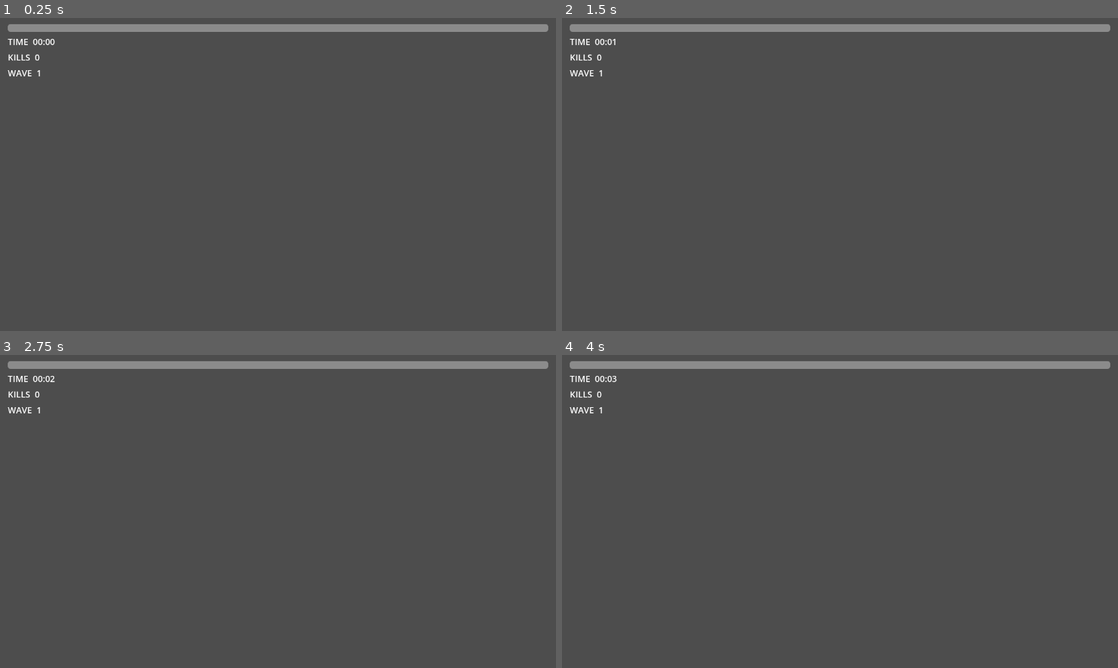
Above: before the commit, frames 1-4 (two rows, left to right).
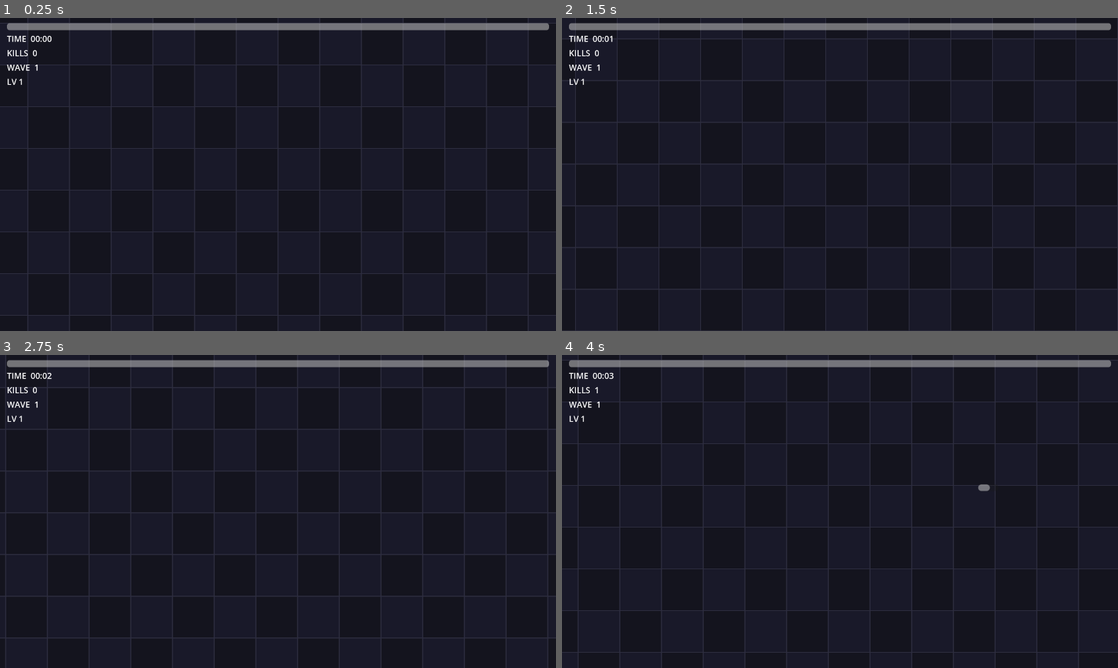
Above: after the commit, the same moments.

Repository: Hwari2929/ERRANTES
Game: Godot game, scene res://main.tscn
Same seed, same stepped clock (60 frames per second), same inputs: the game is played once before the commit and once after it.
Inputs:
- Up to frame 1 (0.25 s): no input
- Up to frame 2 (1.5 s): tap Enter at 0.5 s; hold Right (ui_right) 0.53-1.28 s; hold Down (ui_down) from 1.28 s (still down)
- Up to frame 3 (2.75 s): tap Space at 2 s; release Down (ui_down) at 2.03 s; hold Right (ui_right) from 2.03 s (still down)
- Up to frame 4 (4 s): release Right (ui_right) at 2.78 s; hold Up (ui_up) 2.78-3.53 s; hold Left (ui_left) from 3.53 s (still down)

The runs differ from the first frame. In frame 1, 98% of the frame differs, in the area x 0-100%, y 0-100%; in frame 2, 98%; in frame 3, 98%; in frame 4, 98%.

Commit message:
Add: background, fast enemy variant, camera tracking, level-up UI, wave-based spawn

Diff:
--- /dev/null
+++ b/background.gd
@@ -0,0 +1,19 @@
+extends Node2D
+# 격자 배경 — 에셋 없이도 보이는 필드 느낌
+const TILE := 64
+const COLS := 32
+const ROWS := 24
+const COLOR_A := Color(0.08, 0.08, 0.12, 1.0)
+const COLOR_B := Color(0.10, 0.10, 0.16, 1.0)
+const LINE_COLOR := Color(0.18, 0.18, 0.25, 1.0)
+
+func _draw() -> void:
+	for row in ROWS:
+		for col in COLS:
+			var c := COLOR_A if (row + col) % 2 == 0 else COLOR_B
+			draw_rect(Rect2(col * TILE, row * TILE, TILE, TILE), c)
+	# 격자 선
+	for col in COLS + 1:
+		draw_line(Vector2(col * TILE, 0), Vector2(col * TILE, ROWS * TILE), LINE_COLOR, 1.0)
+	for row in ROWS + 1:
+		draw_line(Vector2(0, row * TILE), Vector2(COLS * TILE, row * TILE), LINE_COLOR, 1.0)
--- /dev/null
+++ b/enemy_fast.gd
@@ -0,0 +1,10 @@
+extends "res://enemy.gd"
+# 빠르고 약한 적 — enemy.gd 상속, 스탯만 변경
+
+func _ready() -> void:
+	max_health = 15.0
+	speed = 180.0
+	damage = 5
+	xp_reward = 6
+	super._ready()
+	$Sprite2D.modulate = Color(1.0, 0.55, 0.1, 1.0)  # 주황 색상
--- /dev/null
+++ b/enemy_fast.tscn
@@ -0,0 +1,24 @@
+[gd_scene load_steps=3 format=3]
+
+[ext_resource type="Script" path="res://enemy_fast.gd" id="1_ef"]
+
+[sub_resource type="RectangleShape2D" id="Rect_1"]
+size = Vector2(20, 20)
+
+[node name="EnemyFast" type="CharacterBody2D"]
+collision_layer = 2
+collision_mask = 5
+script = ExtResource("1_ef")
+
+[node name="Sprite2D" type="Sprite2D" parent="."]
+modulate = Color(1.0, 0.55, 0.1, 1.0)
+
+[node name="CollisionShape2D" type="CollisionShape2D" parent="."]
+shape = SubResource("Rect_1")
+
+[node name="HealthBar" type="ProgressBar" parent="."]
+offset_top = -18.0
+offset_right = 24.0
+offset_bottom = -10.0
+show_percentage = false
+value = 100.0
--- a/main.gd
+++ b/main.gd
@@ -3,29 +3,41 @@
 @onready var player: CharacterBody2D = $Player
 @onready var wave_manager: Node = $WaveManager
 @onready var ui: CanvasLayer = $UI
+@onready var camera: Camera2D = $Camera2D
 
 var _game_over: bool = false
 
 func _ready() -> void:
-	# Player → UI HP
+	# Player 시그널
 	player.hp_changed.connect(ui.update_hp)
 	player.died.connect(_on_player_died)
+	player.level_uped.connect(_on_level_up)
 
-	# WaveManager → UI
+	# WaveManager 시그널
 	wave_manager.kill_count_changed.connect(ui.update_kills)
 	wave_manager.survival_time_changed.connect(ui.update_timer)
-	wave_manager.wave_changed.connect(ui.update_wave)
+	wave_manager.wave_changed.connect(_on_wave_changed)
 
 	# UI restart
 	ui.restart_pressed.connect(_on_restart)
 
-	# Weapon에 투사체 씬 연결
-	var weapon := player.get_node_or_null("Weapon")
+	# Weapon 투사체 씬 주입
+	var weapon: Node = player.get_node_or_null("Weapon")
 	if weapon:
 		weapon.projectile_scene = load("res://projectile.tscn")
 
-	# 웨이브 시작
+	# WaveManager에 enemy 씬 주입
+	wave_manager.enemy_scene = load("res://enemy.tscn")
+	wave_manager.fast_enemy_scene = load("res://enemy_fast.tscn")
+
+	# 카메라 그룹 등록 (wave_manager 스폰 위치 계산용)
+	camera.add_to_group("main_camera")
+
 	wave_manager.start_waves()
+
+func _process(_delta: float) -> void:
+	if not _game_over and is_instance_valid(player):
+		camera.global_position = player.global_position
 
 func _on_player_died() -> void:
 	if _game_over:
@@ -34,5 +46,11 @@
 	wave_manager.stop_waves()
 	ui.show_game_over(wave_manager.survival_time, wave_manager.kill_count)
 
+func _on_level_up(new_level: int) -> void:
+	ui.show_level_up(new_level)
+
+func _on_wave_changed(wave: int) -> void:
+	ui.update_wave(wave)
+
 func _on_restart() -> void:
 	get_tree().reload_current_scene()
--- a/main.tscn
+++ b/main.tscn
@@ -1,12 +1,16 @@
-[gd_scene load_steps=5 format=3]
+[gd_scene load_steps=6 format=3]
 
 [ext_resource type="Script" path="res://main.gd" id="1_main"]
 [ext_resource type="PackedScene" path="res://player.tscn" id="2_player"]
 [ext_resource type="PackedScene" path="res://wave_manager.tscn" id="3_wave"]
 [ext_resource type="PackedScene" path="res://ui.tscn" id="4_ui"]
+[ext_resource type="Script" path="res://background.gd" id="5_bg"]
 
 [node name="Main" type="Node2D"]
 script = ExtResource("1_main")
+
+[node name="Background" type="Node2D" parent="."]
+script = ExtResource("5_bg")
 
 [node name="Player" parent="." instance=ExtResource("2_player")]
 position = Vector2(640, 360)
@@ -17,3 +21,4 @@
 
 [node name="Camera2D" type="Camera2D" parent="."]
 position = Vector2(640, 360)
+zoom = Vector2(1.5, 1.5)
--- a/ui.gd
+++ b/ui.gd
@@ -4,23 +4,28 @@
 @onready var timer_label: Label = $MarginContainer/VBoxContainer/TimerLabel
 @onready var kill_label: Label = $MarginContainer/VBoxContainer/KillLabel
 @onready var wave_label: Label = $MarginContainer/VBoxContainer/WaveLabel
+@onready var level_label: Label = $MarginContainer/VBoxContainer/LevelLabel
 @onready var game_over_panel: Panel = $GameOverPanel
 @onready var final_time_label: Label = $GameOverPanel/VBox/FinalTimeLabel
 @onready var final_kills_label: Label = $GameOverPanel/VBox/FinalKillsLabel
 @onready var restart_btn: Button = $GameOverPanel/VBox/RestartButton
+@onready var levelup_label: Label = $LevelUpLabel
 
 signal restart_pressed()
 
+var _levelup_tween: Tween
+
 func _ready() -> void:
 	game_over_panel.visible = false
+	levelup_label.visible = false
 
 func update_hp(current: int, maximum: int) -> void:
 	hp_bar.max_value = maximum
 	hp_bar.value = current
 
 func update_timer(seconds: float) -> void:
-	var m := int(seconds / 60)
-	var s := int(seconds) % 60
+	var m: int = int(seconds / 60)
+	var s: int = int(seconds) % 60
 	timer_label.text = "TIME  %02d:%02d" % [m, s]
 
 func update_kills(count: int) -> void:
@@ -29,9 +34,20 @@
 func update_wave(wave: int) -> void:
 	wave_label.text = "WAVE  %d" % wave
 
+func show_level_up(new_level: int) -> void:
+	level_label.text = "LV %d" % new_level
+	levelup_label.text = "LEVEL UP!  LV %d" % new_level
+	levelup_label.visible = true
+	levelup_label.modulate.a = 1.0
+	if _levelup_tween:
+		_levelup_tween.kill()
+	_levelup_tween = create_tween()
+	_levelup_tween.tween_property(levelup_label, "modulate:a", 0.0, 1.8).set_delay(0.8)
+	_levelup_tween.tween_callback(func(): levelup_label.visible = false)
+
 func show_game_over(time: float, kills: int) -> void:
-	var m := int(time / 60)
-	var s := int(time) % 60
+	var m: int = int(time / 60)
+	var s: int = int(time) % 60
 	final_time_label.text = "Survived  %02d:%02d" % [m, s]
 	final_kills_label.text = "Kills  %d" % kills
 	game_over_panel.visible = true
--- a/ui.tscn
+++ b/ui.tscn
@@ -9,38 +9,55 @@
 anchors_preset = 15
 anchor_right = 1.0
 anchor_bottom = 1.0
-theme_override_constants/margin_left = 18
-theme_override_constants/margin_top = 14
-theme_override_constants/margin_right = 18
-theme_override_constants/margin_bottom = 14
+theme_override_constants/margin_left = 16
+theme_override_constants/margin_top = 12
+theme_override_constants/margin_right = 16
+theme_override_constants/margin_bottom = 12
 
 [node name="VBoxContainer" type="VBoxContainer" parent="MarginContainer"]
-anchors_preset = 5
+anchors_preset = 1
 anchor_left = 0.0
 anchor_top = 0.0
-anchor_right = 0.0
-anchor_bottom = 0.0
 offset_right = 220.0
-offset_bottom = 120.0
-theme_override_constants/separation = 8
+offset_bottom = 140.0
+theme_override_constants/separation = 6
 
 [node name="HPBar" type="ProgressBar" parent="MarginContainer/VBoxContainer"]
-custom_minimum_size = Vector2(200, 18)
+custom_minimum_size = Vector2(210, 16)
 max_value = 100.0
 value = 100.0
 show_percentage = false
 
 [node name="TimerLabel" type="Label" parent="MarginContainer/VBoxContainer"]
 text = "TIME  00:00"
-theme_override_font_sizes/font_size = 20
+theme_override_font_sizes/font_size = 19
 
 [node name="KillLabel" type="Label" parent="MarginContainer/VBoxContainer"]
 text = "KILLS  0"
-theme_override_font_sizes/font_size = 20
+theme_override_font_sizes/font_size = 19
 
 [node name="WaveLabel" type="Label" parent="MarginContainer/VBoxContainer"]
 text = "WAVE  1"
-theme_override_font_sizes/font_size = 20
+theme_override_font_sizes/font_size = 19
+
+[node name="LevelLabel" type="Label" parent="MarginContainer/VBoxContainer"]
+text = "LV 1"
+theme_override_font_sizes/font_size = 19
+
+[node name="LevelUpLabel" type="Label" parent="."]
+anchors_preset = 8
+anchor_left = 0.5
+anchor_top = 0.5
+anchor_right = 0.5
+anchor_bottom = 0.5
+offset_left = -120.0
+offset_top = -30.0
+offset_right = 120.0
+offset_bottom = 30.0
+text = "LEVEL UP!"
+horizontal_alignment = 1
+theme_override_font_sizes/font_size = 32
+theme_override_colors/font_color = Color(1.0, 0.85, 0.2, 1.0)
 
 [node name="GameOverPanel" type="Panel" parent="."]
 anchors_preset = 15
@@ -54,16 +71,17 @@
 anchor_top = 0.5
 anchor_right = 0.5
 anchor_bottom = 0.5
-offset_left = -160.0
-offset_top = -120.0
-offset_right = 160.0
-offset_bottom = 120.0
-theme_override_constants/separation = 20
+offset_left = -180.0
+offset_top = -130.0
+offset_right = 180.0
+offset_bottom = 130.0
+theme_override_constants/separation = 18
 
 [node name="GameOverLabel" type="Label" parent="GameOverPanel/VBox"]
 text = "GAME OVER"
 horizontal_alignment = 1
-theme_override_font_sizes/font_size = 40
+theme_override_font_sizes/font_size = 42
+theme_override_colors/font_color = Color(1.0, 0.3, 0.3, 1.0)
 
 [node name="FinalTimeLabel" type="Label" parent="GameOverPanel/VBox"]
 text = "Survived  00:00"
@@ -76,5 +94,5 @@
 theme_override_font_sizes/font_size = 22
 
 [node name="RestartButton" type="Button" parent="GameOverPanel/VBox"]
-text = "Restart"
+text = "▶  RESTART"
 theme_override_font_sizes/font_size = 22
--- a/wave_manager.gd
+++ b/wave_manager.gd
@@ -5,9 +5,10 @@
 signal wave_changed(wave: int)
 
 @export var enemy_scene: PackedScene
-@export var spawn_margin: float = 120.0
-@export var base_interval: float = 1.8
-@export var min_interval: float = 0.3
+@export var fast_enemy_scene: PackedScene
+@export var spawn_margin: float = 180.0
+@export var base_interval: float = 1.6
+@export var min_interval: float = 0.25
 
 @onready var spawn_timer: Timer = $SpawnTimer
 
@@ -15,24 +16,17 @@
 var kill_count: int = 0
 var survival_time: float = 0.0
 var _active: bool = false
-var _viewport_size: Vector2
-
-func _ready() -> void:
-	_viewport_size = get_viewport().get_visible_rect().size
-	spawn_timer.timeout.connect(_on_spawn)
 
 func _process(delta: float) -> void:
 	if not _active:
 		return
 	survival_time += delta
 	survival_time_changed.emit(survival_time)
-	# 웨이브는 30초마다 증가
 	var new_wave: int = int(survival_time / 30.0) + 1
 	if new_wave != current_wave:
 		current_wave = new_wave
 		wave_changed.emit(current_wave)
-		# 웨이브 오를수록 스폰 빨라짐
-		spawn_timer.wait_time = max(min_interval, base_interval - (current_wave - 1) * 0.15)
+		spawn_timer.wait_time = maxf(min_interval, base_interval - (current_wave - 1) * 0.12)
 
 func start_waves() -> void:
 	_active = true
@@ -43,36 +37,48 @@
 	_active = false
 	spawn_timer.stop()
 
-func _on_spawn() -> void:
+func _on_SpawnTimer_timeout() -> void:
+	_do_spawn()
+
+# Godot 4: Timer.timeout 연결은 _ready에서
+func _ready() -> void:
+	spawn_timer.timeout.connect(_do_spawn)
+
+func _do_spawn() -> void:
 	if not enemy_scene:
 		return
-	# 한 번에 스폰 수 = 웨이브에 비례
-	var count: int = mini(current_wave, 4)
+	var count: int = mini(1 + current_wave / 2, 5)
 	for i in count:
 		_spawn_one()
 
 func _spawn_one() -> void:
-	var e: Node2D = enemy_scene.instantiate()
+	# 웨이브 3 이후 10% 확률로 빠른 적 스폰
+	var scene: PackedScene = enemy_scene
+	if fast_enemy_scene and current_wave >= 3 and randf() < 0.15:
+		scene = fast_enemy_scene
+
+	var e: Node2D = scene.instantiate()
 	get_parent().add_child(e)
-	e.global_position = _random_edge_pos()
-	# 사망 시그널 연결
+	e.global_position = _edge_pos()
 	if e.has_signal("dead"):
 		e.dead.connect(_on_enemy_dead)
 
-func _on_enemy_dead(enemy: Node) -> void:
+func _on_enemy_dead(_enemy: Node) -> void:
 	kill_count += 1
 	kill_count_changed.emit(kill_count)
-	# 플레이어 XP 지급
 	var player: Node = get_tree().get_first_node_in_group("player")
 	if player and player.has_method("add_xp"):
-		player.add_xp(10)
+		player.add_xp(8 + current_wave * 2)
 
-func _random_edge_pos() -> Vector2:
+func _edge_pos() -> Vector2:
+	# 플레이어 기준 화면 밖 랜덤 위치
+	var cam: Camera2D = get_tree().get_first_node_in_group("main_camera")
+	var center: Vector2 = Vector2(640, 360)
+	if cam:
+		center = cam.global_position
 	var m: float = spawn_margin
-	var w: float = _viewport_size.x
-	var h: float = _viewport_size.y
 	match randi() % 4:
-		0: return Vector2(randf_range(0, w), -m)
-		1: return Vector2(w + m, randf_range(0, h))
-		2: return Vector2(randf_range(0, w), h + m)
-		_: return Vector2(-m, randf_range(0, h))
+		0: return center + Vector2(randf_range(-500, 500), -m - randf_range(0, 100))
+		1: return center + Vector2(m + randf_range(0, 100), randf_range(-400, 400))
+		2: return center + Vector2(randf_range(-500, 500), m + randf_range(0, 100))
+		_: return center + Vector2(-m - randf_range(0, 100), randf_range(-400, 400))
